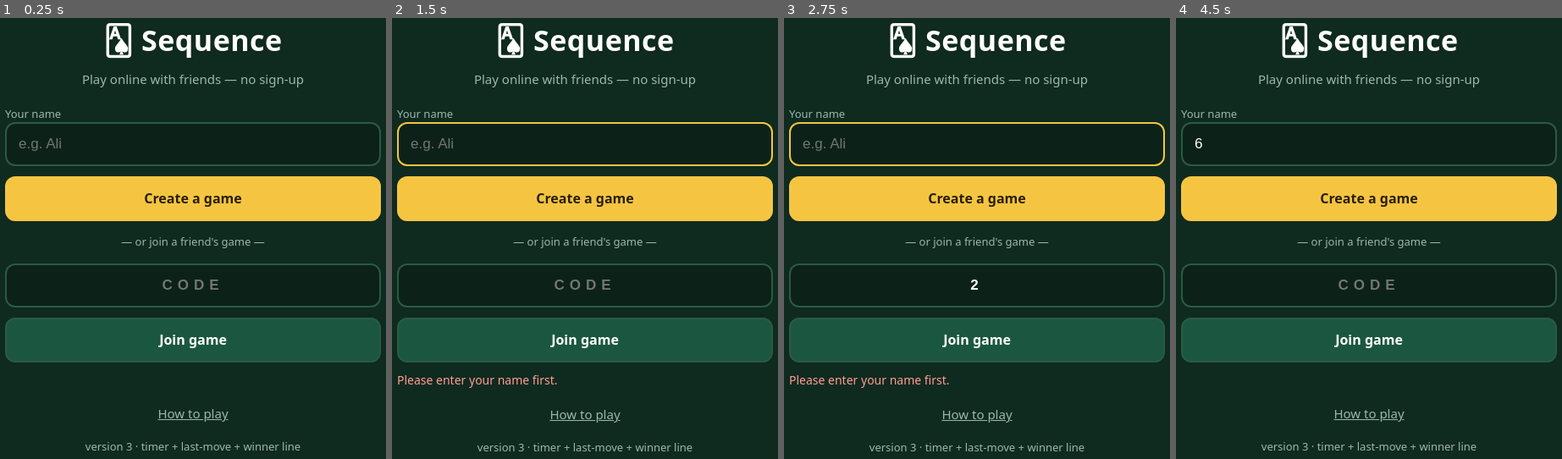
Above: before the commit, frames 1-4 (left to right).
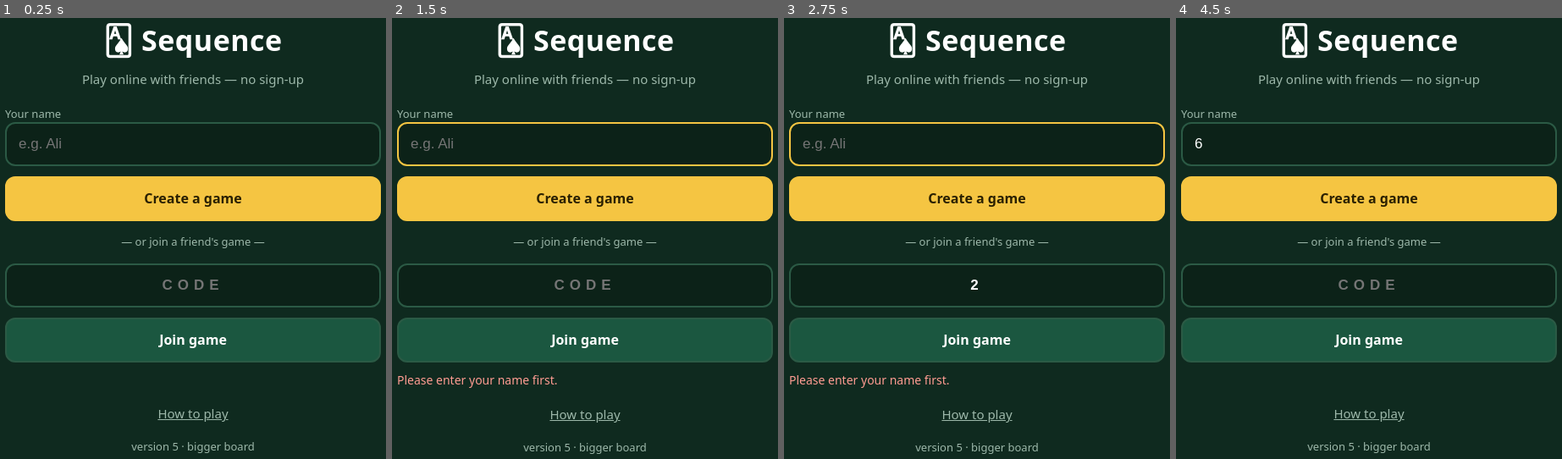
Above: after the commit, the same moments.

Repository: mujeebijaz18/sequence-game
Game: browser game, page index.html
Two runs of this game, one before a commit and one after it. Both use one fixed random seed, a clock stepped at 60 frames per second and the inputs below.
Inputs (mouse positions are in pixels of both pictures, inside the frame that each line leads up to):
- Up to frame 1 (0.25 s): no input
- Up to frame 2 (1.5 s): click (585, 238) at 0.27 s; click (585, 282) at 1.07 s; tap Space at 1.1 s; click "Create a game" at 1.27 s
- Up to frame 3 (2.75 s): tap Space at 1.6, 2.1, 2.6 s; click (899, 194) at 1.67 s; click "Join game" at 1.87 s; click (1050, 172) at 2.27 s; click (977, 287) at 2.47 s; type "2" at 2.47 s; tap Enter at 2.5 s
- Up to frame 4 (4.5 s): click (1423, 322) at 2.87 s; click (1369, 287) at 3.07 s; type "9" at 3.07 s; tap Space at 3.1, 3.6, 4.1 s; tap Enter at 3.1, 3.7 s; click (1276, 344) at 3.47 s; click (1369, 145) at 3.67 s; type "6" at 3.67 s; click (1369, 53) at 4.07 s; click "Cancel" at 4.27 s

The runs differ from the first frame. In frame 1, 0.4% of the frame differs, in the area x 22-78%, y 96-99%; in frame 2, 0.4%; in frame 3, 0.4%; in frame 4, 0.4%.

Commit message:
Bigger board: full-width on phones, two-column layout on desktop
Co-Authored-By: Claude Sonnet 5.5 <noreply@anthropic.com>
Claude-Session: https://claude.ai/code/session_01M3qo2s9X54CLnNawHN6dhm

Diff:
--- a/app.js
+++ b/app.js
@@ -84,7 +84,7 @@
         ${hostSave ? `<button class="btn" data-a="resume-host">▶ Resume your hosted game (${esc(hostSave.room)})</button>` : ''}
         ${clientSave ? `<button class="btn" data-a="rejoin">↩ Rejoin game ${esc(clientSave.room)}</button>` : ''}
         <button class="link" data-a="rules">How to play</button>
-        <div class="note" style="text-align:center">version 3 · timer + last-move + winner line</div>
+        <div class="note" style="text-align:center">version 5 · bigger board</div>
       </div>`;
   }
   function readName() {
--- a/index.html
+++ b/index.html
@@ -10,14 +10,14 @@
   <link rel="manifest" href="manifest.webmanifest">
   <link rel="icon" href="icon.svg" type="image/svg+xml">
   <link rel="apple-touch-icon" href="icon.svg">
-  <link rel="stylesheet" href="style.css?v=3">
+  <link rel="stylesheet" href="style.css?v=5">
 </head>
 <body>
   <div id="app"></div>
   <div id="toast" role="status" aria-live="polite"></div>
   <div id="modal" hidden></div>
   <script src="vendor/peerjs.min.js"></script>
-  <script src="game.js?v=3"></script>
-  <script src="app.js?v=3"></script>
+  <script src="game.js?v=5"></script>
+  <script src="app.js?v=5"></script>
 </body>
 </html>
--- a/style.css
+++ b/style.css
@@ -163,3 +163,19 @@
 #modal.sheet .mbox { pointer-events: auto; max-width: 520px; box-shadow: 0 -6px 30px rgba(0,0,0,.6); border-color: var(--gold); }
 .sheetbox .winner { font-size: 24px; }
 .sc { white-space: nowrap; font-size: 12.5px; padding: 5px 2px; }
+
+/* ---- bigger board: phones use the full width, desktops get a two-column layout ---- */
+.game { padding-left: 2px; padding-right: 2px; }
+:root { --bs: min(calc(100vw - 4px), calc(100dvh - 372px), 720px); }
+@media (min-width: 900px) {
+  :root { --bs: min(calc(100dvh - 24px), calc(100vw - 500px), 1000px); }
+  .game { display: grid; grid-template-columns: var(--bs) minmax(320px, 440px); grid-template-rows: auto auto auto auto 1fr;
+    column-gap: 18px; row-gap: 8px; justify-content: center; align-content: center; align-items: start; padding: 12px; }
+  .game .board { grid-column: 1; grid-row: 1 / 7; }
+  .game .topbar, .game .players, .game .status, .game .actions, .game .hand { grid-column: 2; width: 100%; }
+  .game .players { flex-wrap: wrap; overflow: visible; }
+  .game .hand { margin-top: 0; align-self: end; justify-content: flex-start; flex-wrap: wrap; padding-top: 22px; gap: 8px; }
+  .game .hcard { width: 78px; }
+  .game .hcard .ci b { font-size: 24px; } .game .hcard .ci u { font-size: 17px; } .game .hcard .big { font-size: 42px; }
+  .game .status .main { font-size: 17px; }
+}
